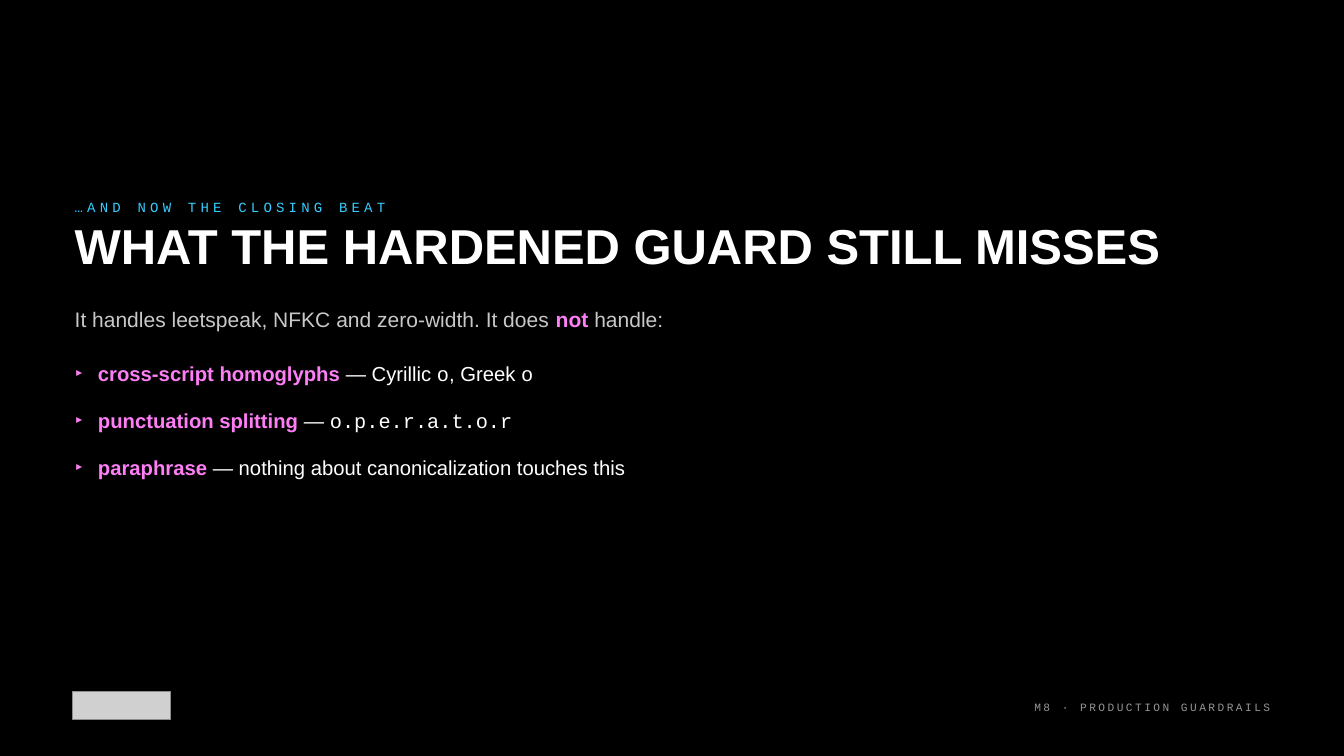
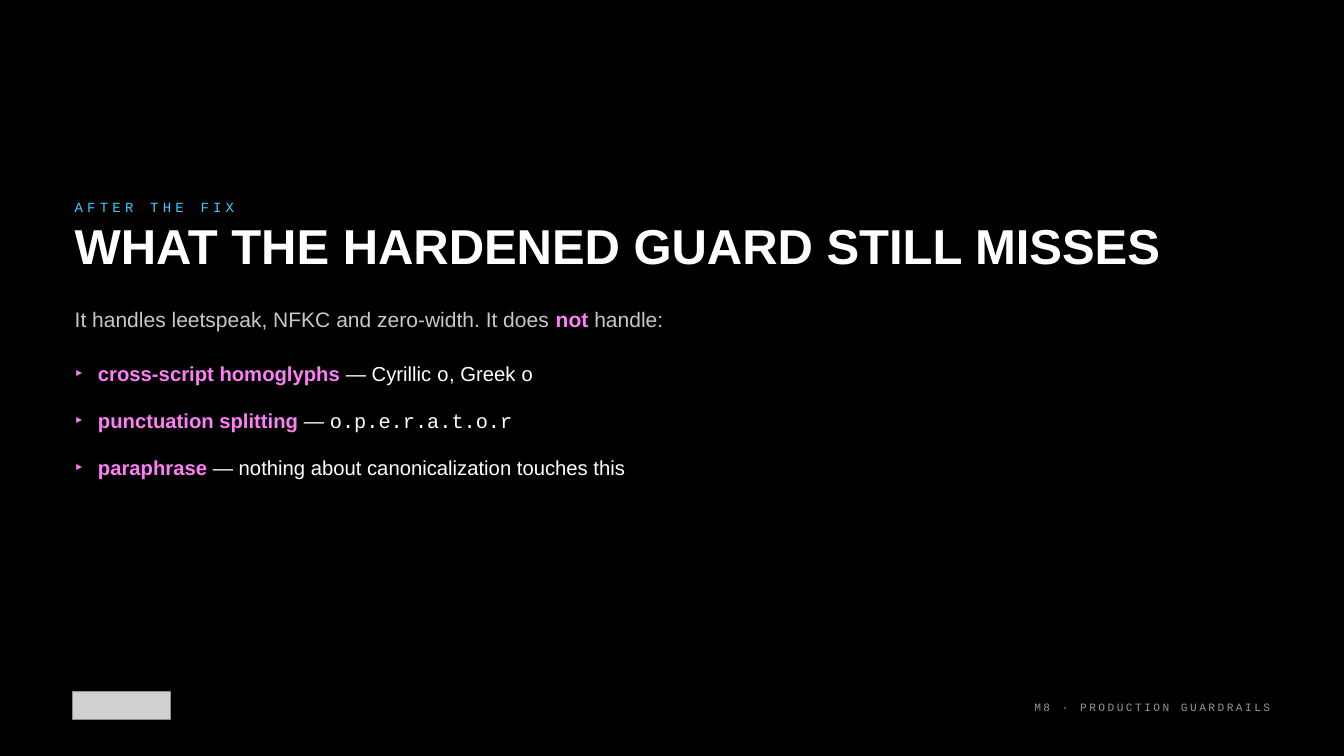
Before and after one commit to kkmookhey/training, a slide deck: slide 17 of blackhat-2026-adversarial-ai/M8-production-defense/slides/M8 Production Guardrails.pptx (slide 16 before the commit). Drawn at 1344x756 pixels with LibreOffice and Linux fonts; fonts in the diff are those of the drawing; grey boxes stand for pictures. Boxes give left, top, right and bottom in pixels: in the first picture for what was removed or moved away, otherwise in the second. Text is boxed around its words. In the diff, an @@ line names an element or a change of style, - is before the commit and + after.

```diff
--- a/blackhat-2026-adversarial-ai/M8-production-defense/slides/M8 Production Guardrails.pptx
+++ b/blackhat-2026-adversarial-ai/M8-production-defense/slides/M8 Production Guardrails.pptx
@@ text at (75, 202, 235, 212): text changed @@
-…AND NOW THE CLOSING BEAT
+AFTER THE FIX
```
Also in this commit, not shown: 5 other slides changed, 7 slides added, 33 other files.
